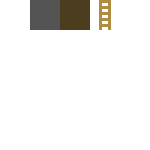
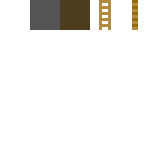
The second w=150, h=150 image is a revision of the first. Changes to its layers:
added layer "Слой 4" above "Слой 2" over [132, 0, 138, 30]
